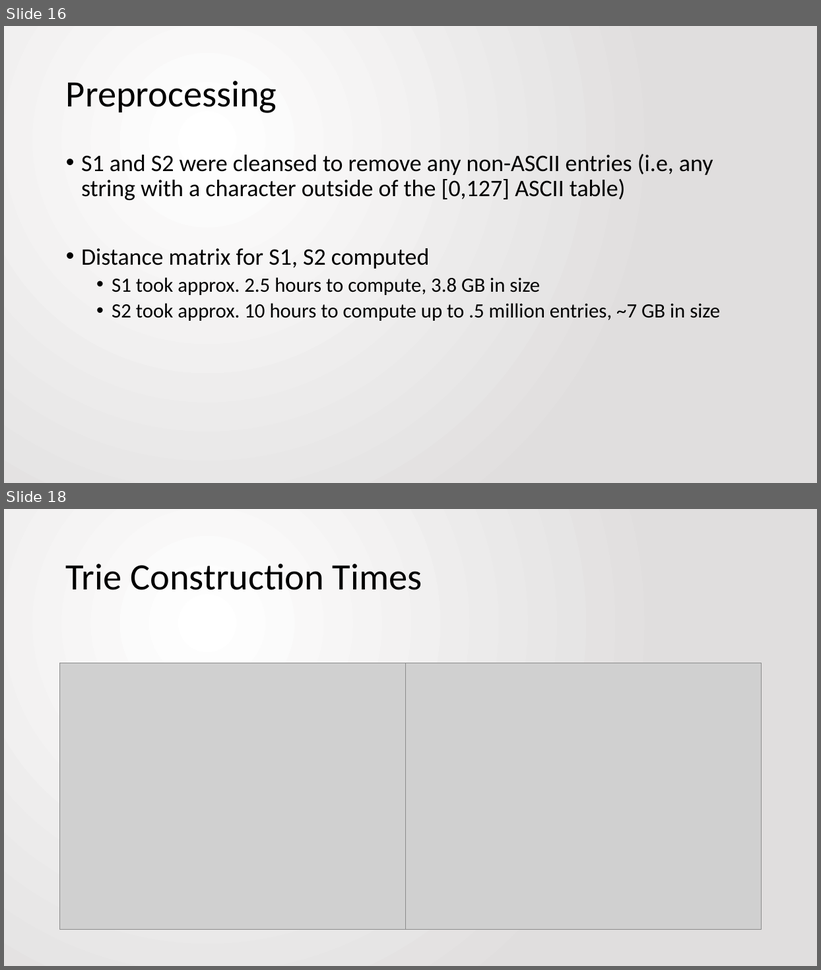
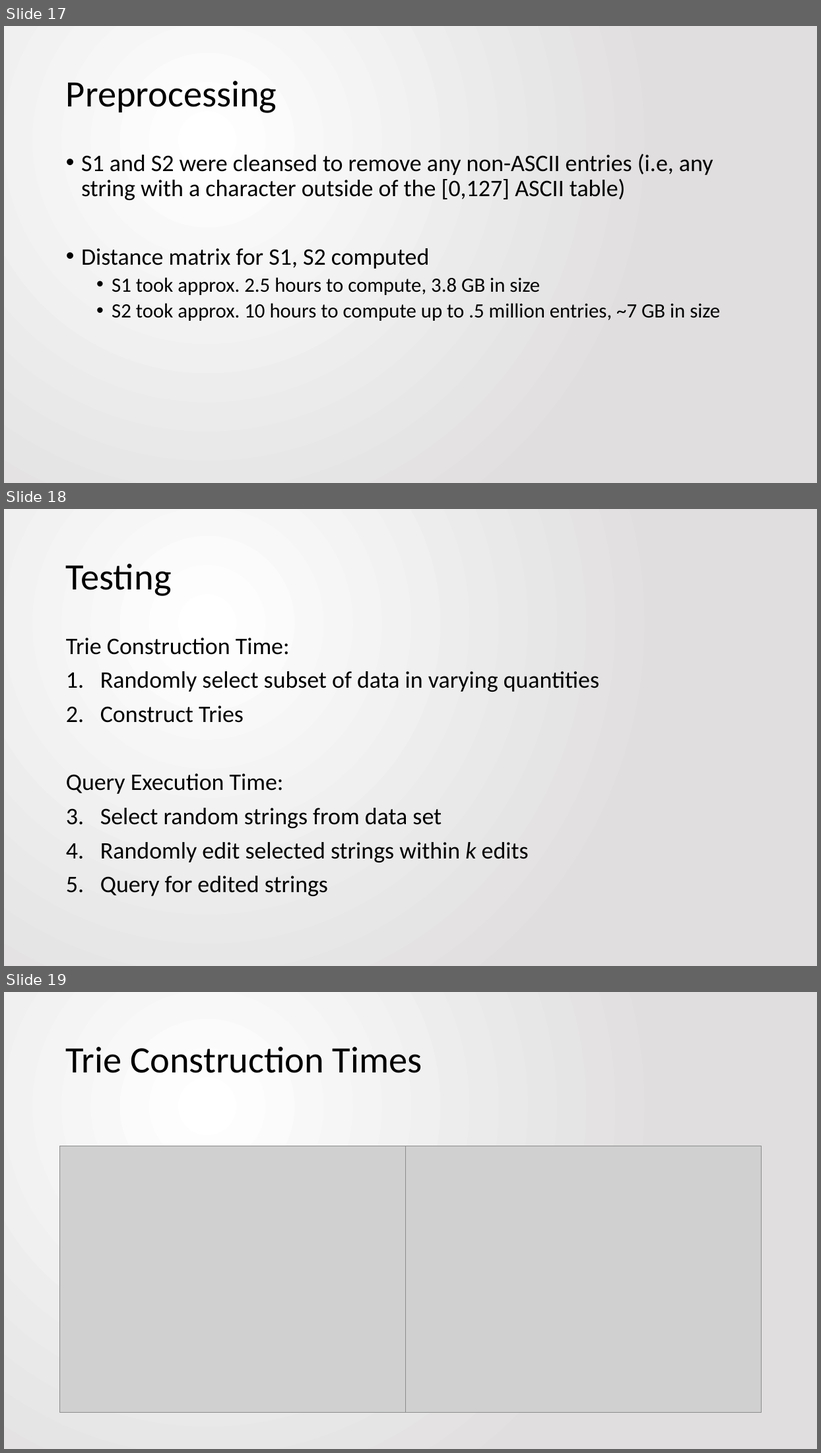
Before and after one commit to jbfitz/EECS405, a slide deck: Final Paper/presentation.pptx. Shown one above the other, each under a label of ours: slides 16 and 18 before the commit, slides 17, 18 and 19 after it; the slides between them are not shown. The pictures are 821x970 and 821x1453 pixels, drawn with LibreOffice and Linux fonts; fonts in the diff are those of the drawing; grey boxes stand for pictures. Boxes give left, top, right and bottom in pixels: in the first picture for what was removed or moved away, otherwise in the second. Text is boxed around its words. In the diff, an @@ line names an element or a change of style, - is before the commit and + after.

Commit message:
Added slides for testing and experiment design

```diff
--- a/Final Paper/presentation.pptx
+++ b/Final Paper/presentation.pptx
@@ slide 18 added at bbox=[4, 509, 817, 966], background gradient #FFFFFF to #E1DFDF @@
@@ title added at bbox=[66, 564, 172, 596], 44 pt, text #000000 @@
+Testing
@@ text added at bbox=[66, 638, 599, 896], 28 pt, text #000000 @@
+Trie Construction Time:
+1. Randomly select subset of data in varying quantities
+2. Construct Tries
+Query Execution Time:
+1. Select random strings from data set
+2. Randomly edit selected strings within k edits
+3. Query for edited strings
@@ what was slide 16 is now slide 17 @@
@@ what was slide 18 is now slide 19 @@
```
Also in this commit, not shown: 1 slide changed, 2 other slides added, 2 slides removed.
